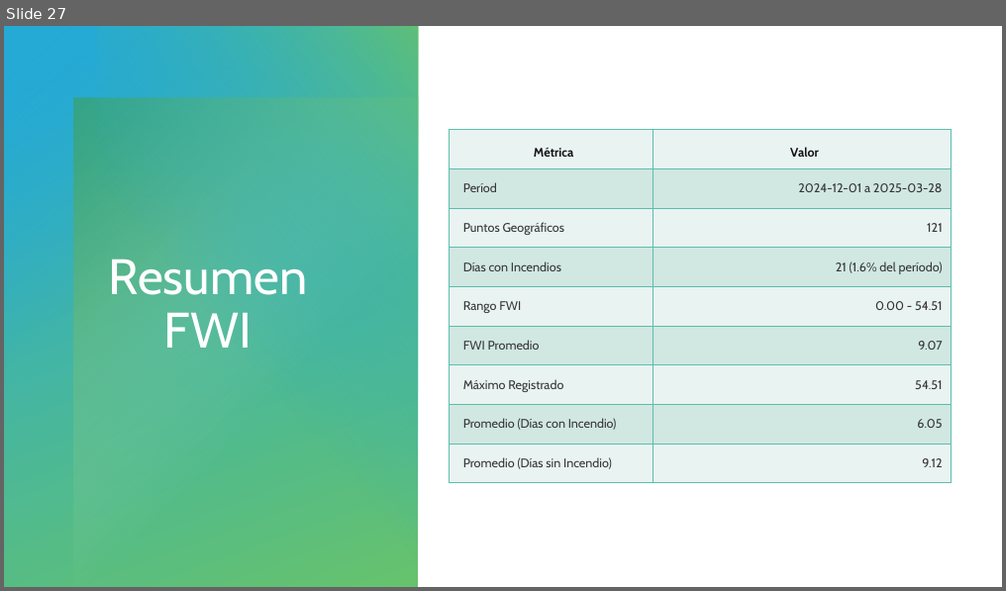
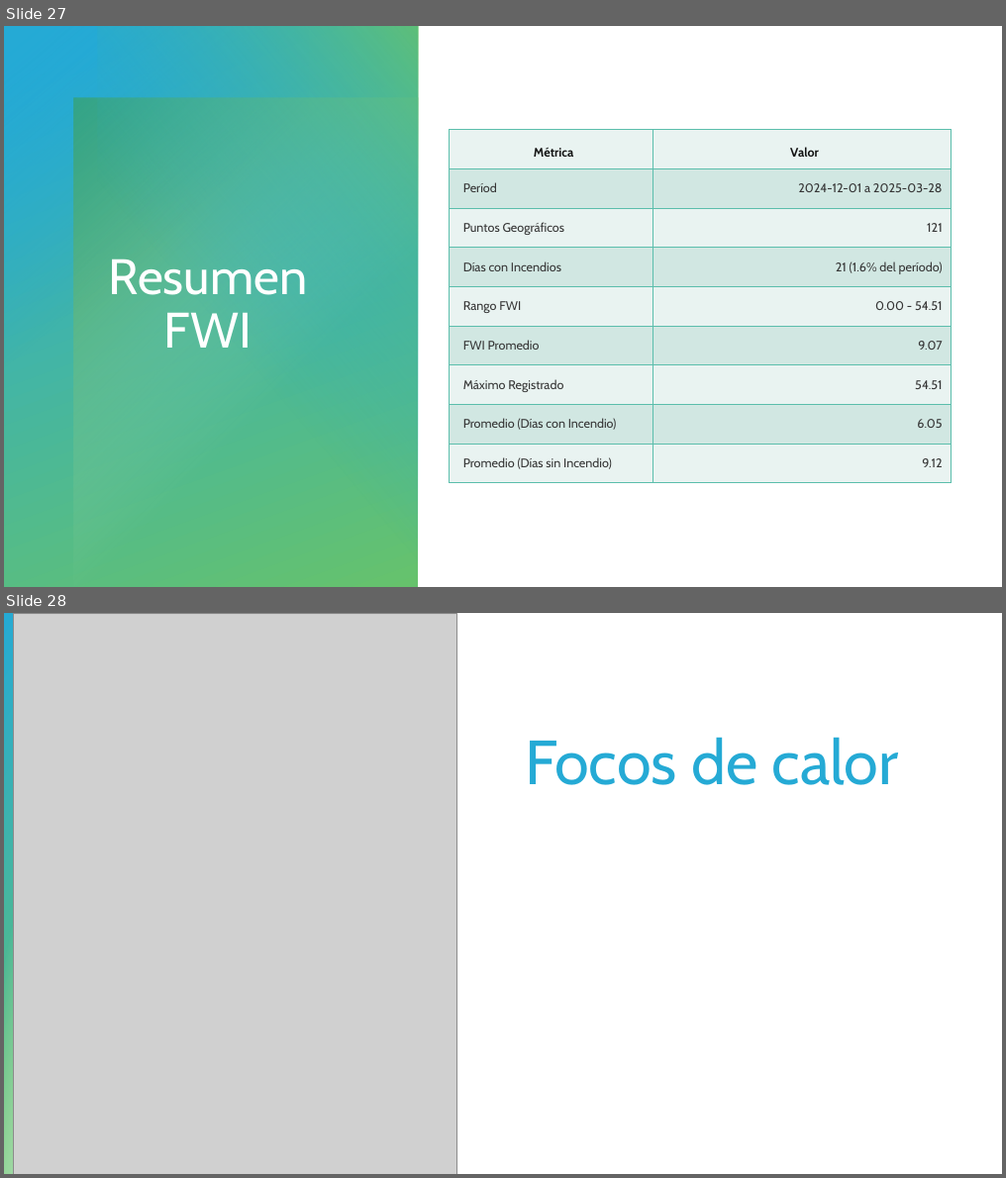
Before and after one commit to HunterCitto/199---Seminario-Final, a slide deck: docs/Entregas/Presentación/Incendios forestales de la Patagonia Andina.pptx. Shown one above the other, each under a label of ours: slide 27 before the commit, slides 27 and 28 after it. The pictures are 1006x591 and 1006x1178 pixels, drawn with LibreOffice and Linux fonts; fonts in the diff are those of the drawing; grey boxes stand for pictures. Boxes give left, top, right and bottom in pixels: in the first picture for what was removed or moved away, otherwise in the second. Text is boxed around its words. In the diff, an @@ line names an element or a change of style, - is before the commit and + after.

```diff
--- a/docs/Entregas/Presentación/Incendios forestales de la Patagonia Andina.pptx
+++ b/docs/Entregas/Presentación/Incendios forestales de la Patagonia Andina.pptx
@@ slide 28 added at (4,613,1002,1174), background #FFFFFF @@
@@ rectangle added at (4,613,14,1174), fill gradient #25AAD5 to #66C26C @@
@@ picture added at (14,613,456,1174) @@
@@ text added at (525,737,898,785), 60 pt, text gradient #25AAD5 to #66C26C @@
+Focos de calor
@@ rectangle added at (4,902,14,1174), fill gradient #A3DAA7 @@
```
Also in this commit, not shown: 3 other slides added, 6 other files.
